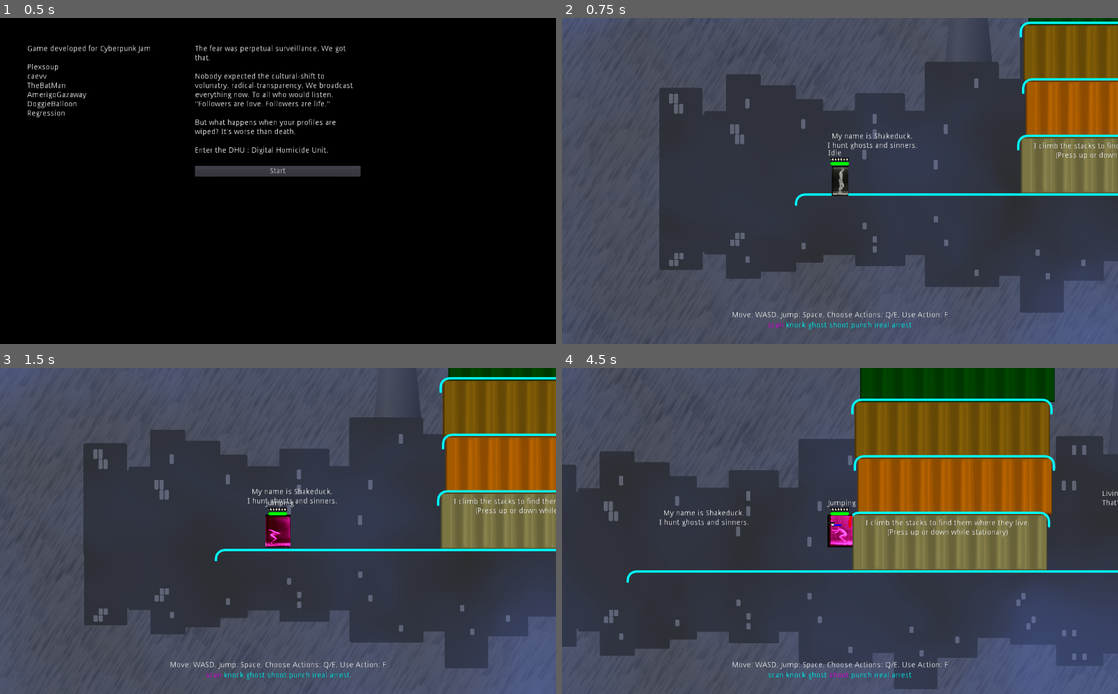
Above: before the commit, frames 1-4 (two rows, left to right).
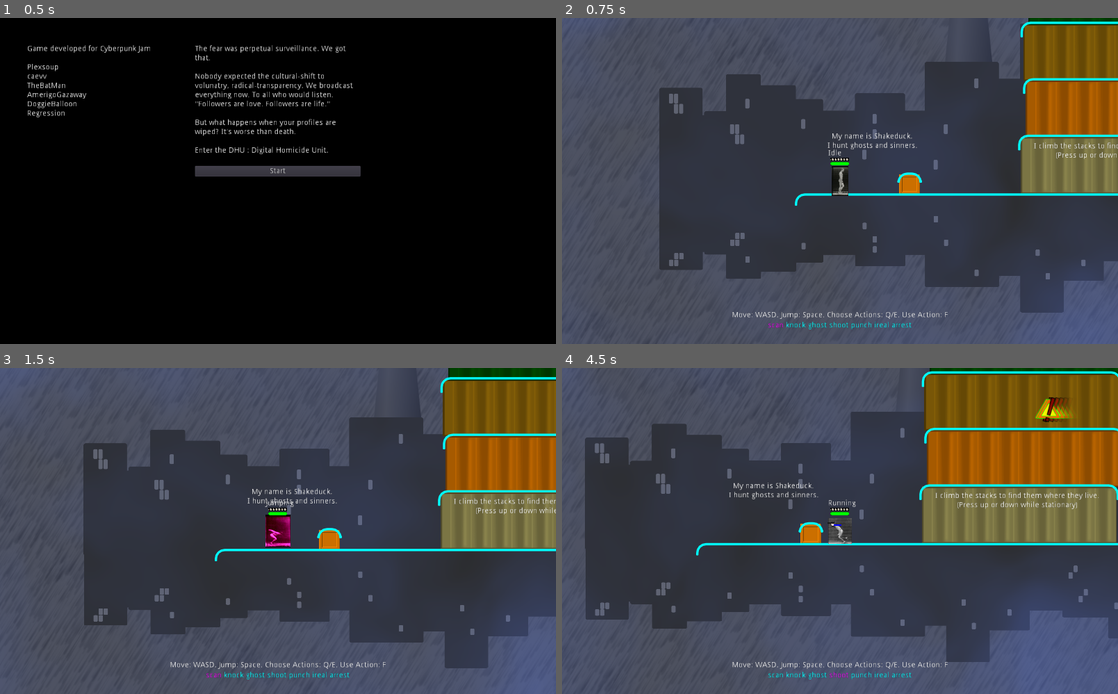
Above: after the commit, the same moments.

Repository: godot-wildlings/cyberpunk-jam-2019
Game: Godot game, scene res://Main.tscn
The game is run twice, just before and just after one commit, with the same random seed, the same clock (stepped at 60 frames per second) and the same inputs. The engine's default icon, where the game draws it, is replaced by a stand-in: a white triangle on a blue panel in a dark square.
Inputs:
- Up to frame 1 (0.5 s): no input
- Up to frame 2 (0.75 s): click "Start" at 0.5 s
- Up to frame 3 (1.5 s): tap F (action_selected) at 1.25 s; hold D (mv_right) from 1.28 s (still down); tap Space (jump) at 1.35 s
- Up to frame 4 (4.5 s): tap Space (jump) at 1.52, 1.82, 2.27, 2.3, 2.57, 3.05, 3.77, 3.8, 4.07 s; tap F (action_selected) every 0.75 s from 2 to 4.25 s; release D (mv_right) at 2.03 s; hold S (mv_down) 2.03-2.78 s; tap ` (action_0) at 2.1 s; hold D (mv_right) 2.78-3.53 s; tap 1 (action_1) at 2.85 s; hold W (mv_up) 3.53-4.28 s; tap 2 (action_2) at 3.6 s; hold A (mv_left) from 4.28 s (still down); tap 3 (action_3) at 4.35 s

Frame 1 is identical in both runs. In frame 2, 0.3% of the frame differs, in the area x 60-85%, y 1-54%; in frame 3, 0.3%; in frame 4, 41%, in the area x 0-100%, y 0-99%.

Commit message:
added bounce off static bodies in jumping and falling states

Diff:
--- /dev/null
+++ b/Levels/Barrel.tscn
@@ -0,0 +1,19 @@
+[gd_scene load_steps=4 format=2]
+
+[ext_resource path="res://Levels/ShippingContainer.tscn" type="PackedScene" id=1]
+[ext_resource path="res://Scenery/barrel.png" type="Texture" id=2]
+
+[sub_resource type="RectangleShape2D" id=1]
+extents = Vector2( 16.3679, 6.24581 )
+
+[node name="Barrel" instance=ExtResource( 1 )]
+position = Vector2( 0, 0 )
+
+[node name="Sprite" parent="." index="0"]
+position = Vector2( 0.598724, 2.83447 )
+scale = Vector2( 0.33, 0.33 )
+texture = ExtResource( 2 )
+
+[node name="CollisionShape2D" parent="." index="1"]
+position = Vector2( 0.663422, -10.5896 )
+shape = SubResource( 1 )
--- /dev/null
+++ b/Levels/Crate.tscn
@@ -0,0 +1,19 @@
+[gd_scene load_steps=4 format=2]
+
+[ext_resource path="res://Levels/ShippingContainer.tscn" type="PackedScene" id=1]
+[ext_resource path="res://Scenery/crate.png" type="Texture" id=2]
+
+[sub_resource type="RectangleShape2D" id=1]
+extents = Vector2( 20.411, 6.24581 )
+
+[node name="Crate" instance=ExtResource( 1 )]
+position = Vector2( 0, 0 )
+
+[node name="Sprite" parent="." index="0"]
+position = Vector2( 0.598724, 2.83447 )
+scale = Vector2( 0.33, 0.33 )
+texture = ExtResource( 2 )
+
+[node name="CollisionShape2D" parent="." index="1"]
+position = Vector2( 0.663422, -10.5896 )
+shape = SubResource( 1 )
--- a/Levels/Level1.tscn
+++ b/Levels/Level1.tscn
@@ -8,11 +8,15 @@
 [ext_resource path="res://Scenery/StackedContainers.png" type="Texture" id=6]
 [ext_resource path="res://Scenery/Fog.tscn" type="PackedScene" id=7]
 [ext_resource path="res://Levels/ShippingContainer.tscn" type="PackedScene" id=8]
-[ext_resource path="res://Scenery/Console.tscn" type="PackedScene" id=9]
-[ext_resource path="res://Scenery/Door.tscn" type="PackedScene" id=10]
-[ext_resource path="res://NPCs/Enemies/Enemy.tscn" type="PackedScene" id=11]
-[ext_resource path="res://Levels/DrawCollisionShapes.gd" type="Script" id=12]
-[ext_resource path="res://BGMusic/Cyberpunk_Jam_-_Intro_Theme_Rough.ogg" type="AudioStream" id=13]
+[ext_resource path="res://Levels/Crate.tscn" type="PackedScene" id=9]
+[ext_resource path="res://Levels/Barrel.tscn" type="PackedScene" id=10]
+[ext_resource path="res://Scenery/Console.tscn" type="PackedScene" id=11]
+[ext_resource path="res://Scenery/Door.tscn" type="PackedScene" id=12]
+[ext_resource path="res://Levels/Level2.tscn" type="PackedScene" id=13]
+[ext_resource path="res://NPCs/Enemies/Enemy.tscn" type="PackedScene" id=14]
+[ext_resource path="res://NPCs/Enemies/Robot.tscn" type="PackedScene" id=15]
+[ext_resource path="res://Levels/DrawCollisionShapes.gd" type="Script" id=16]
+[ext_resource path="res://BGMusic/Cyberpunk_Jam_-_Intro_Theme_Rough.ogg" type="AudioStream" id=17]
 
 [sub_resource type="TileSet" id=1]
 
@@ -164,7 +168,6 @@
 shape = SubResource( 3 )
 
 [node name="Crates" type="Node2D" parent="."]
-editor/display_folded = true
 
 [node name="ShippingContainer1" parent="Crates" instance=ExtResource( 8 )]
 
@@ -213,6 +216,18 @@
 [node name="ShippingContainer12" parent="Crates" instance=ExtResource( 8 )]
 position = Vector2( 1261.2, -208.223 )
 
+[node name="Crate" parent="Crates" instance=ExtResource( 9 )]
+position = Vector2( 356.989, 496.944 )
+
+[node name="Crate2" parent="Crates" instance=ExtResource( 9 )]
+position = Vector2( -493.169, 497.128 )
+
+[node name="Barrel" parent="Crates" instance=ExtResource( 10 )]
+position = Vector2( 1984.67, 496.652 )
+
+[node name="Barrel2" parent="Crates" instance=ExtResource( 10 )]
+position = Vector2( 2276.79, 498.42 )
+
 [node name="Walls" type="Node2D" parent="."]
 editor/display_folded = true
 
@@ -232,29 +247,35 @@
 
 [node name="InteractiveObjects" type="Node2D" parent="."]
 
-[node name="Console" parent="InteractiveObjects" instance=ExtResource( 9 )]
+[node name="Console" parent="InteractiveObjects" instance=ExtResource( 11 )]
 position = Vector2( 3015.51, 489.078 )
 object_type = 1
 
-[node name="Door" parent="InteractiveObjects" instance=ExtResource( 10 )]
+[node name="Door" parent="InteractiveObjects" instance=ExtResource( 12 )]
 position = Vector2( -229.345, 52.3661 )
 
-[node name="Door2" parent="InteractiveObjects" instance=ExtResource( 10 )]
+[node name="Door2" parent="InteractiveObjects" instance=ExtResource( 12 )]
 position = Vector2( 994.058, 474.421 )
 
-[node name="LockedMedical" parent="InteractiveObjects" instance=ExtResource( 10 )]
+[node name="LockedMedical" parent="InteractiveObjects" instance=ExtResource( 12 )]
 position = Vector2( 1512.6, 265.506 )
 hidden_to_player = false
 locked = true
 
-[node name="Door4" parent="InteractiveObjects" instance=ExtResource( 10 )]
+[node name="Door4" parent="InteractiveObjects" instance=ExtResource( 12 )]
 position = Vector2( 1649.17, 474.421 )
 hidden_to_player = false
 
-[node name="Door5" parent="InteractiveObjects" instance=ExtResource( 10 )]
-position = Vector2( 2413.51, 476.477 )
-
-[node name="elevator" parent="InteractiveObjects" instance=ExtResource( 10 )]
+[node name="PortalToLevel2" parent="InteractiveObjects" instance=ExtResource( 12 )]
+position = Vector2( 2523.1, 473.052 )
+hidden_to_player = false
+locked = true
+
+[node name="Interaction" parent="InteractiveObjects/PortalToLevel2" index="1"]
+door_type = 2
+scene = ExtResource( 13 )
+
+[node name="elevator" parent="InteractiveObjects" instance=ExtResource( 12 )]
 editor/display_folded = true
 position = Vector2( 1422.59, 476.125 )
 hidden_to_player = false
@@ -283,20 +304,31 @@
 position = Vector2( 6.59634, 532.648 )
 
 [node name="Enemies" type="Node2D" parent="."]
-
-[node name="Enemy" parent="Enemies" instance=ExtResource( 11 )]
+editor/display_folded = true
+
+[node name="Enemy" parent="Enemies" instance=ExtResource( 14 )]
 position = Vector2( 280.918, 493.807 )
 
-[node name="Enemy2" parent="Enemies" instance=ExtResource( 11 )]
-position = Vector2( 858.229, 501.343 )
+[node name="Enemy4" parent="Enemies" instance=ExtResource( 14 )]
+position = Vector2( -60.8233, 271.034 )
+
+[node name="Enemy2" parent="Enemies" instance=ExtResource( 14 )]
+position = Vector2( 857.566, 484.094 )
+
+[node name="Enemy3" parent="Enemies" instance=ExtResource( 14 )]
+position = Vector2( 1073.02, 266.97 )
+
+[node name="Robot" parent="Enemies" instance=ExtResource( 15 )]
+position = Vector2( 688.78, 486.024 )
 
 [node name="PlayerSpawn" type="Position2D" parent="."]
 position = Vector2( -620.75, 493.792 )
 
 [node name="DrawCollisionShapes" type="Node2D" parent="."]
-script = ExtResource( 12 )
+script = ExtResource( 16 )
 
 [node name="Instructions" type="Node2D" parent="."]
+editor/display_folded = true
 
 [node name="Intro" type="Label" parent="Instructions"]
 margin_left = -697.505
@@ -356,11 +388,13 @@
 Use \"knock\" action to unlock."
 
 [node name="BGMusic" type="AudioStreamPlayer" parent="."]
-stream = ExtResource( 13 )
+stream = ExtResource( 17 )
 volume_db = -15.0
 autoplay = true
 [connection signal="body_entered" from="ResetZone/ResetArea" to="." method="_on_ResetArea_body_entered"]
 
+[editable path="InteractiveObjects/PortalToLevel2"]
+
 [editable path="InteractiveObjects/elevator"]
 
 [editable path="InteractiveObjects/elevator2"]
--- a/Levels/ShippingContainer.tscn
+++ b/Levels/ShippingContainer.tscn
@@ -4,7 +4,7 @@
 [ext_resource path="res://Levels/ShippingContainerBW.png" type="Texture" id=2]
 
 [sub_resource type="RectangleShape2D" id=1]
-extents = Vector2( 183.321, 13.0464 )
+extents = Vector2( 181.558, 13.0464 )
 
 [node name="ShippingContainer" type="StaticBody2D"]
 position = Vector2( -109.065, 423.714 )
--- /dev/null
+++ b/NPCs/Enemies/Robot.tscn
@@ -0,0 +1,9 @@
+[gd_scene load_steps=3 format=2]
+
+[ext_resource path="res://NPCs/Enemies/Enemy.tscn" type="PackedScene" id=1]
+[ext_resource path="res://icon.png" type="Texture" id=2]
+
+[node name="Robot" instance=ExtResource( 1 )]
+
+[node name="VRSprite" parent="Sprites" index="1"]
+texture = ExtResource( 2 )
--- a/Player/States/Falling.gd
+++ b/Player/States/Falling.gd
@@ -25,7 +25,14 @@
 func process_state(delta):
 	if player.state == my_state_num:
 		fall_velocity.y += Game.gravity * delta
-		#warning-ignore:return_value_discarded
-		player.move_and_collide(fall_velocity * delta)
+
+		var collision = player.move_and_collide(fall_velocity * delta)
+		if collision:
+			var damping : float = 0.5
+			var reflect = collision.remainder.bounce(collision.normal)
+			fall_velocity = fall_velocity.bounce(collision.normal) * damping
+			player.move_and_collide(reflect)
+
+
 		if player.is_on_platform() == true:
 			player.land(fall_velocity)
--- a/Player/States/Jumping.gd
+++ b/Player/States/Jumping.gd
@@ -45,8 +45,13 @@
 	if player.state == my_state_num:
 		jump_velocity.y += Game.gravity * delta
 
-		#warning-ignore:return_value_discarded
-		player.move_and_collide(jump_velocity * delta)
+		var collision = player.move_and_collide(jump_velocity * delta)
+		if collision:
+			var damping : float = 0.5
+			var reflect = collision.remainder.bounce(collision.normal)
+			jump_velocity = jump_velocity.bounce(collision.normal) * damping
+			player.move_and_collide(reflect)
+
 
 		if sign(jump_velocity.y) > 0:
 			if player.is_on_platform():
Not shown: 2 places in Levels/Level1.tscn that only renumber resources
Binary file added: Scenery/barrel.png
Not shown, added: Scenery/barrel.png.import
Binary file added: Scenery/crate.png
Not shown, added: Scenery/crate.png.import
